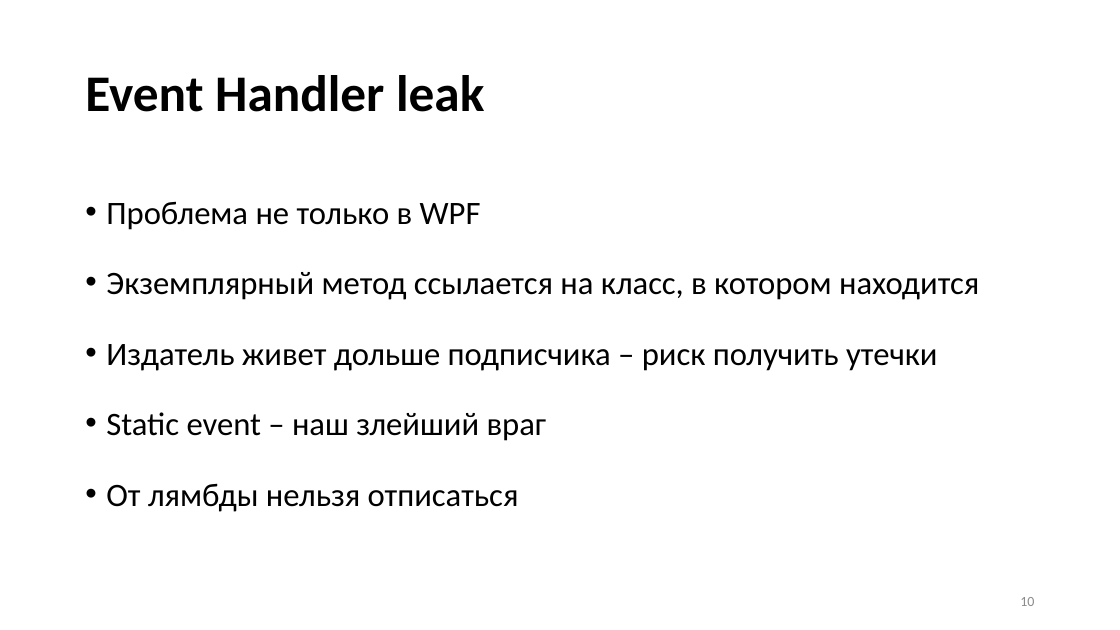
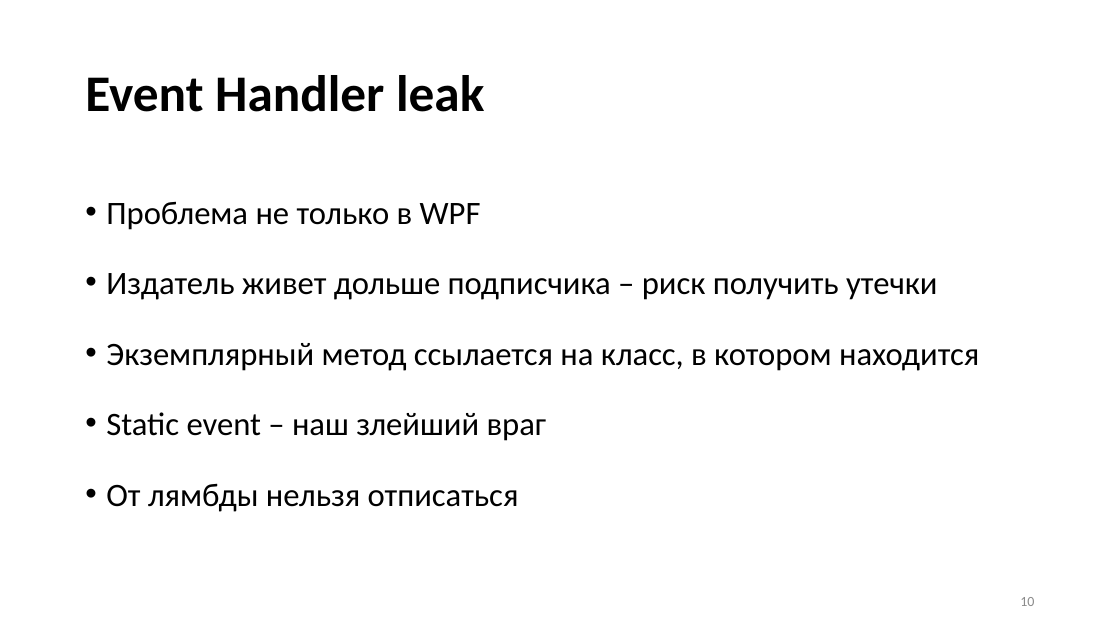
Before and after one commit to Talrandel/MemoryLeak, a slide deck: slide 10 of Утечки памяти.pptx. Drawn at 1120x630 pixels with LibreOffice and Linux fonts; fonts in the diff are those of the drawing. Boxes give left, top, right and bottom in pixels: in the first picture for what was removed or moved away, otherwise in the second. Text is boxed around its words. In the diff, an @@ line names an element or a change of style, - is before the commit and + after.

```diff
--- a/Утечки памяти.pptx
+++ b/Утечки памяти.pptx
@@ text at [106, 273, 937, 300]: paragraph added @@
+• Издатель живет дольше подписчика – риск получить утечки
@@ text at [106, 344, 937, 371]: paragraph removed @@
-• Издатель живет дольше подписчика – риск получить утечки
```
Also in this commit, not shown: 1 other slide changed.
